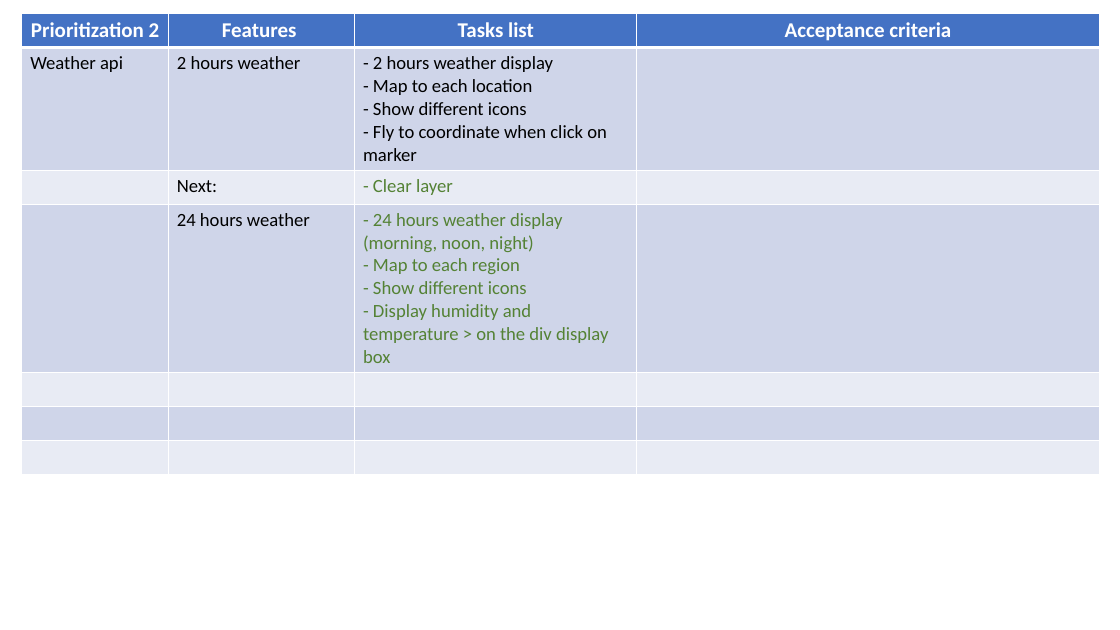
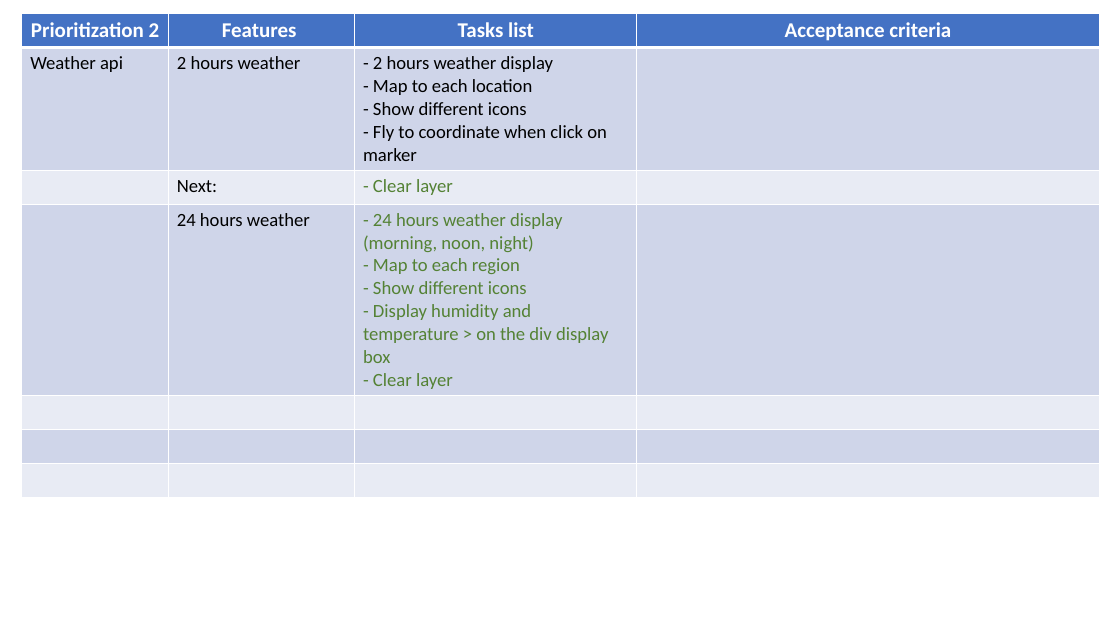
Before and after one commit to annette-p/pre-wedding-photoshoot-locations, a slide deck: slide 10 of wireframe.pptx. Drawn at 1120x630 pixels with LibreOffice and Linux fonts; fonts in the diff are those of the drawing. Boxes give left, top, right and bottom in pixels: in the first picture for what was removed or moved away, otherwise in the second. Text is boxed around its words. In the diff, an @@ line names an element or a change of style, - is before the commit and + after.

Commit message:
setup region on the map using geoJson multipolygon, add tooltips and styling

```diff
--- a/wireframe.pptx
+++ b/wireframe.pptx
@@ table at bbox=[22, 13, 1100, 492] @@
-row 4, column 3: - 24 hours weather display (morning, noon, night) / - Map to each region / - Show different icons / - Display humidity and temperature > on the div display box
+row 4, column 3: - 24 hours weather display (morning, noon, night) / - Map to each region / - Show different icons / - Display humidity and temperature > on the div display box / - Clear layer
```
Also in this commit, not shown: 2 other slides changed, 7 other files.
